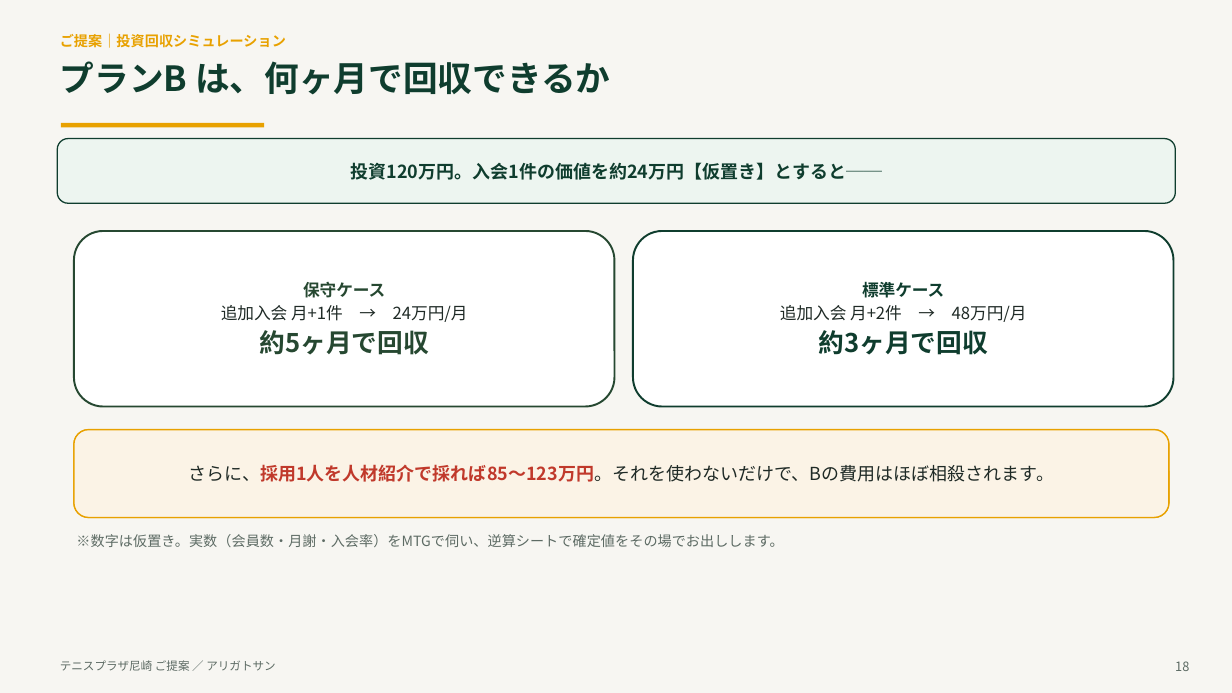
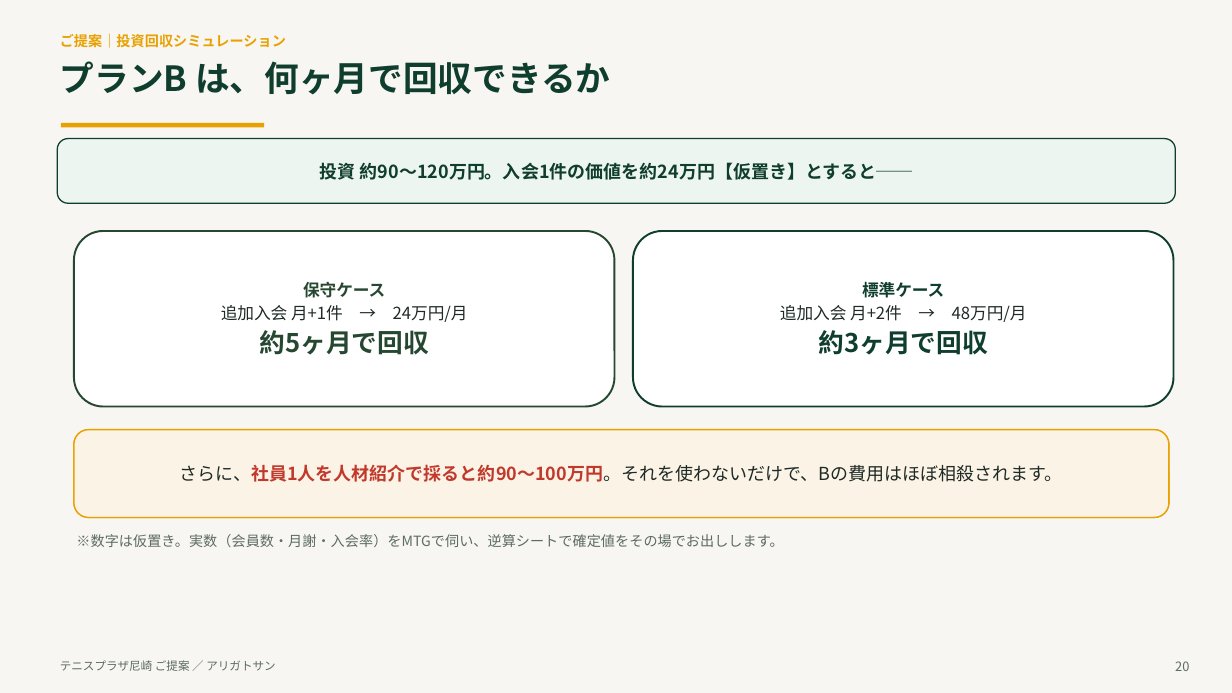
Before and after one commit to arigatosun/tennis-plaza-amagasaki, a slide deck: slide 21 of docs/00_提案・戦略/tennis_plaza_proposal_deck.pptx (slide 19 before the commit). Drawn at 1232x693 pixels with LibreOffice and Linux fonts; fonts in the diff are those of the drawing. Boxes give left, top, right and bottom in pixels: in the first picture for what was removed or moved away, otherwise in the second. Text is boxed around its words. In the diff, an @@ line names an element or a change of style, - is before the commit and + after.

```diff
--- a/docs/00_提案・戦略/tennis_plaza_proposal_deck.pptx
+++ b/docs/00_提案・戦略/tennis_plaza_proposal_deck.pptx
@@ text in rounded rectangle at bbox=[320, 162, 913, 180]: text changed @@
-投資120万円。入会1件の価値を約24万円【仮置き】とすると──
+投資 約90〜120万円。入会1件の価値を約24万円【仮置き】とすると──
@@ text in rounded rectangle at bbox=[180, 464, 1063, 482]: text changed @@
-さらに、採用1人を人材紹介で採れば85〜123万円。それを使わないだけで、Bの費用はほぼ相殺されます。
+さらに、社員1人を人材紹介で採ると約90〜100万円。それを使わないだけで、Bの費用はほぼ相殺されます。
@@ text at bbox=[1175, 661, 1189, 671]: text changed @@
-18
+20
```
Also in this commit, not shown: 17 other slides changed, 2 slides added, 1 other file.
